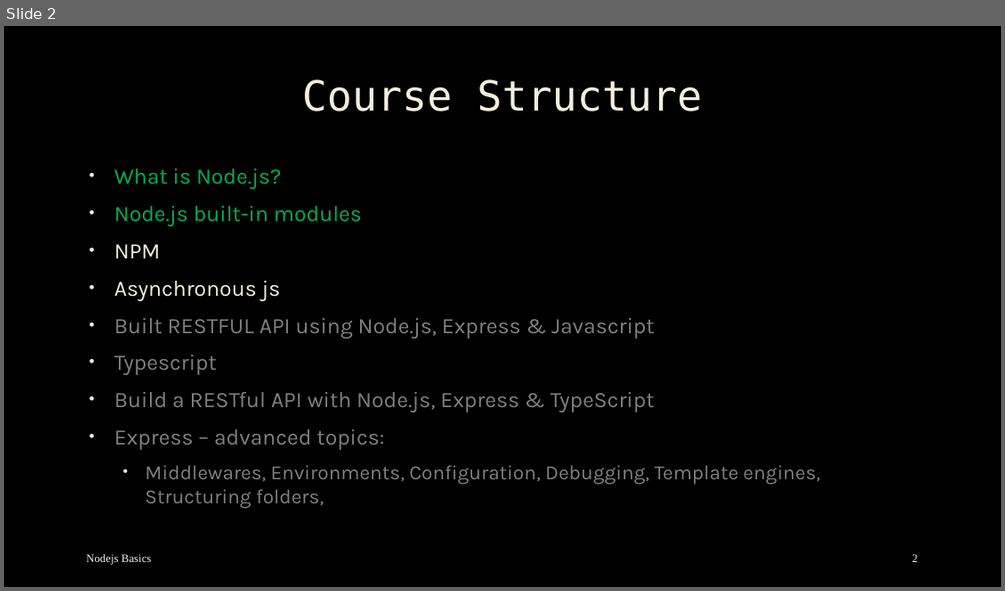
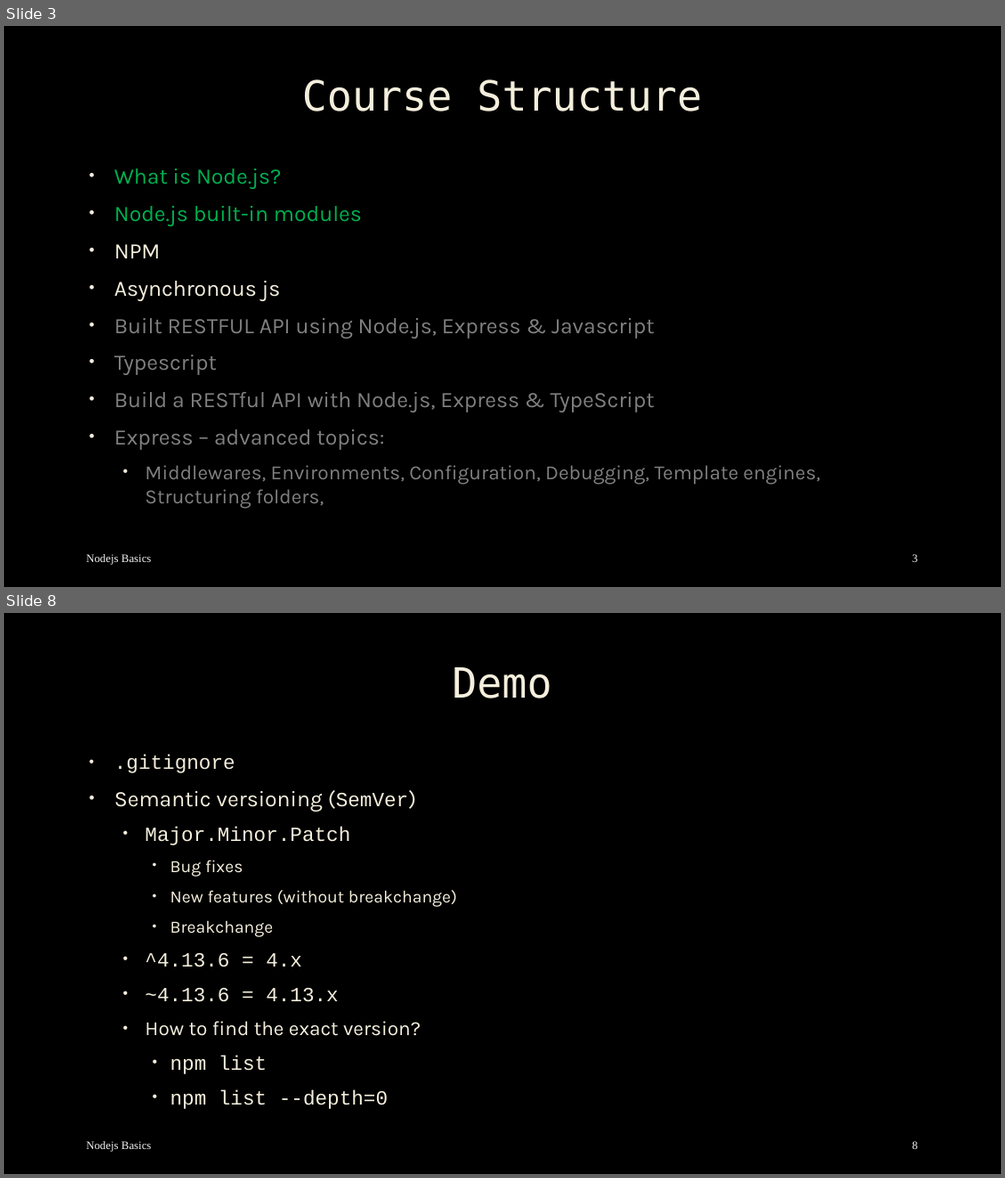
Before and after one commit to mostafa8026/nestjs-course, a slide deck: nodejs-basics-03.pptx. Shown one above the other, each under a label of ours: slide 2 before the commit, slides 3 and 8 after it; the slides between them are not shown. The pictures are 1005x591 and 1005x1178 pixels, drawn with LibreOffice and Linux fonts; fonts in the diff are those of the drawing; background and template pictures are left out. Boxes give left, top, right and bottom in pixels: in the first picture for what was removed or moved away, otherwise in the second. Text is boxed around its words. In the diff, an @@ line names an element or a change of style, - is before the commit and + after.

```diff
--- a/nodejs-basics-03.pptx
+++ b/nodejs-basics-03.pptx
@@ slide 8 added at (4,613,1001,1174), background picture (left out) @@
@@ title added at (452,667,551,698), 40 pt, text #F4EEDC @@
+Demo
@@ text added at (114,755,457,1109), 19.4 pt, text #F4EEDC @@
+• .gitignore
+• Semantic versioning (SemVer)
+  • Major.Minor.Patch
+    • Bug fixes
+    • New features (without breakchange)
+    • Breakchange
+  • ^4.13.6 = 4.x
+  • ~4.13.6 = 4.13.x
+  • How to find the exact version?
+    • npm list
+    • npm list --depth=0
@@ text added at (86,1141,152,1151), 11 pt, text #F2F2F2 @@
+Nodejs Basics
@@ page number added at (912,1141,917,1149), 11 pt, text #F2F2F2 @@
+8
@@ what was slide 2 is now slide 3 @@
@@ page number at (912,554,917,562): text changed @@
-2
+3
```
Also in this commit, not shown: 6 slides changed, 7 other slides added, 8 other files.
